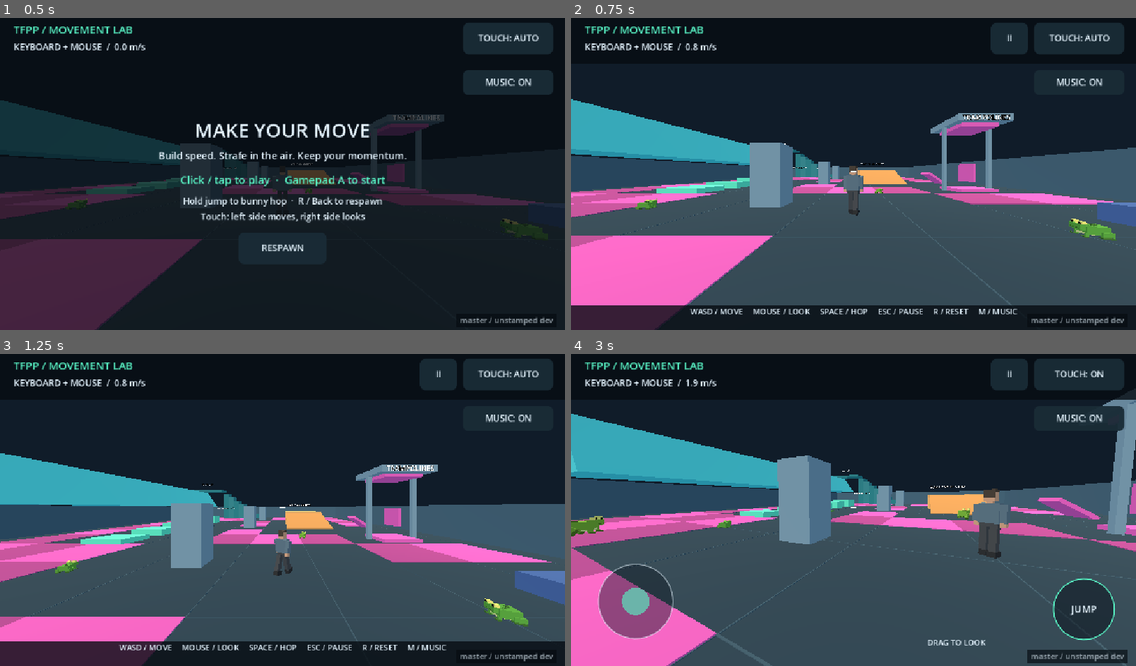
Above: before the commit, frames 1-4 (two rows, left to right).
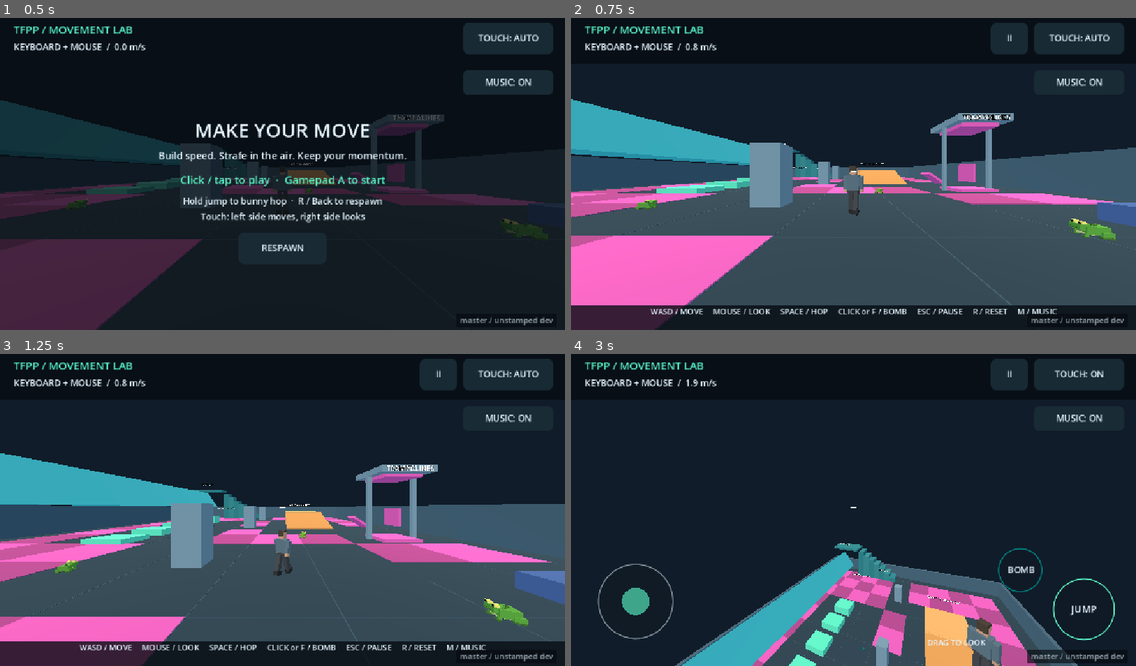
Above: after the commit, the same moments.

Repository: jefuhr/game
Game: Godot game, scene res://scenes/main.tscn
Two runs of this game, one before a commit and one after it. Both use one fixed random seed, a clock stepped at 60 frames per second and the inputs below.
Inputs (mouse positions are in pixels of both pictures, inside the frame that each line leads up to):
- Up to frame 1 (0.5 s): no input
- Up to frame 2 (0.75 s): tap Enter at 0.5 s; move the mouse to (977, 155) at 0.52 s; hold D (move_right) from 0.53 s (still down); hold Space (jump) from 0.53 s (still down); tap F at 0.6 s; click (977, 155) at 0.67 s
- Up to frame 3 (1.25 s): keep holding D (move_right); keep holding Space (jump)
- Up to frame 4 (3 s): move the mouse to (825, 510) at 1.27 s; release D (move_right) at 1.28 s; release Space (jump) at 1.28 s; hold W (move_forward) from 1.28 s (still down); tap Space (jump) at 1.35, 1.52, 1.82 s; click (825, 510) at 1.42 s; tap F at 1.55, 2.1 s; move the mouse to (864, 500) at 2.02 s; hold Space (jump) 2.03-2.78 s; click (864, 500) at 2.17 s; move the mouse to (847, 513) at 2.77 s; tap T at 2.85 s; click (847, 513) at 2.92 s

Frame 1 is identical in both runs. In frame 2, 0.9% of the frame differs, in the area x 14-86%, y 93-96%; in frame 3, 0.9%; in frame 4, 57%, in the area x 0-100%, y 14-100%.

Commit message:
I've added the gravity bomb. I haven't run the game or the tests, so it's untested.

Diff:
--- a/scripts/citizen.gd
+++ b/scripts/citizen.gd
@@ -15,6 +15,7 @@
 var _stride := 0.0
 var _spawn := Vector3.ZERO
 var _bounced := false
+var _reverse_time := 0.0
 var _visual: Node3D
 var _left_arm: Node3D
 var _right_arm: Node3D
@@ -25,6 +26,7 @@
 func _ready() -> void:
 	_random.randomize()
 	_spawn = position
+	add_to_group(&"gravity_reversible")
 	_build_person()
 	_choose_direction()
 
@@ -32,6 +34,11 @@
 func _physics_process(delta: float) -> void:
 	if not Controls.playing:
 		return
+	if _reverse_time > 0.0:
+		_reverse_time -= delta
+		if _reverse_time <= 0.0:
+			up_direction = Vector3.UP
+	var up_sign := up_direction.y
 	_decision_time -= delta
 	if _decision_time <= 0.0:
 		_idle = _random.randf() < 0.25
@@ -44,8 +51,8 @@
 	velocity.z = _direction.z * speed
 	# The floor state from a trampoline hop is stale: treat that frame as airborne.
 	var grounded := is_on_floor() and not _bounced
-	velocity.y = -0.5 if grounded else velocity.y - 20.0 * delta
-	var incoming_y := velocity.y
+	velocity.y = (-0.5 if grounded else velocity.y * up_sign - 20.0 * delta) * up_sign
+	var incoming_y := velocity.y * up_sign
 	move_and_slide()
 	_bounced = _hop_on_trampolines(incoming_y)
 	if is_on_wall():
@@ -54,6 +61,8 @@
 		position = _spawn
 		velocity = Vector3.ZERO
 		_bounced = false
+		_reverse_time = 0.0
+		up_direction = Vector3.UP
 	var moving := Vector2(get_real_velocity().x, get_real_velocity().z).length()
 	if moving > 0.05:
 		_visual.rotation.y = lerp_angle(_visual.rotation.y, atan2(-_direction.x, -_direction.z), delta * 8.0)
@@ -66,6 +75,7 @@
 
 
 ## Citizens playfully hop whenever they land on the top of a trampoline.
+## incoming_y is measured along up_direction, so this also works reversed.
 func _hop_on_trampolines(incoming_y: float) -> bool:
 	if incoming_y > 0.0:
 		return false
@@ -75,15 +85,21 @@
 		if pad == null or not pad.is_in_group(&"trampoline"):
 			continue
 		var face := pad.global_basis.y.normalized()
-		if face.y < 0.7 or collision.get_normal().dot(face) < 0.7:
+		if face.dot(up_direction) < 0.7 or collision.get_normal().dot(face) < 0.7:
 			continue
-		velocity.y = trampoline_hop_speed
+		velocity.y = trampoline_hop_speed * up_direction.y
 		return true
 	return false
 
 
+## Called by gravity bombs; a fresh hit restarts the timer rather than stacking.
+func reverse_gravity(duration: float) -> void:
+	_reverse_time = duration
+	up_direction = Vector3.DOWN
+
+
 func _blocked(motion: Vector3) -> bool:
-	return test_move(global_transform.translated(Vector3.UP * PROBE_LIFT), motion)
+	return test_move(global_transform.translated(up_direction * PROBE_LIFT), motion)
 
 
 func _choose_direction(avoid_obstacle := false) -> void:
--- a/scripts/controls.gd
+++ b/scripts/controls.gd
@@ -2,6 +2,7 @@
 ## Shared input state. Touch uses independent pointer IDs; gamepads use a radial deadzone.
 
 signal reset_requested
+signal throw_requested
 
 enum Device { KEYBOARD, GAMEPAD, TOUCH }
 
@@ -63,6 +64,10 @@
 			toggle_touch()
 		elif event.physical_keycode == KEY_R:
 			reset_requested.emit()
+		elif event.physical_keycode == KEY_F:
+			_select_device(Device.KEYBOARD)
+			if playing:
+				throw_requested.emit()
 		elif event.is_action("move_left") or event.is_action("move_right") \
 				or event.is_action("move_forward") or event.is_action("move_back") or event.is_action("jump"):
 			_select_device(Device.KEYBOARD)
@@ -70,6 +75,9 @@
 		_select_device(Device.KEYBOARD)
 		if playing:
 			look_delta += event.screen_relative * mouse_sensitivity
+	elif event is InputEventMouseButton and event.pressed and event.button_index == MOUSE_BUTTON_LEFT \
+			and Input.mouse_mode == Input.MOUSE_MODE_CAPTURED and playing:
+		throw_requested.emit()
 	elif event is InputEventJoypadMotion:
 		if event.axis <= JOY_AXIS_RIGHT_Y and absf(event.axis_value) > DEADZONE:
 			joypad = event.device
@@ -84,6 +92,8 @@
 				start(false)
 		elif event.button_index == JOY_BUTTON_BACK:
 			reset_requested.emit()
+		elif event.button_index == JOY_BUTTON_RIGHT_SHOULDER and playing:
+			throw_requested.emit()
 		elif event.button_index == JOY_BUTTON_A and not playing:
 			start(false)
 
--- a/scripts/frog.gd
+++ b/scripts/frog.gd
@@ -20,6 +20,7 @@
 var _spawn := Vector3.ZERO
 var _bounced := false
 var _squash := 0.0
+var _reverse_time := 0.0
 var _visual: Node3D
 var _body: Node3D
 var _back_legs: Array[Node3D] = []
@@ -28,6 +29,7 @@
 func _ready() -> void:
 	_random.randomize()
 	_spawn = position
+	add_to_group(&"gravity_reversible")
 	_build_frog()
 	var angle := _random.randf_range(-PI, PI)
 	_direction = Vector3(sin(angle), 0, cos(angle))
@@ -38,6 +40,10 @@
 func _physics_process(delta: float) -> void:
 	if not Controls.playing:
 		return
+	if _reverse_time > 0.0:
+		_reverse_time -= delta
+		if _reverse_time <= 0.0:
+			up_direction = Vector3.UP
 	# The floor state from a trampoline hop is stale: treat that frame as airborne.
 	var grounded := is_on_floor() and not _bounced
 	if grounded:
@@ -47,13 +53,13 @@
 			_rest_time = _random.randf_range(0.6, 2.4)
 		velocity.x = move_toward(velocity.x, 0.0, 25.0 * delta)
 		velocity.z = move_toward(velocity.z, 0.0, 25.0 * delta)
-		velocity.y = -0.5
+		velocity.y = -0.5 * up_direction.y
 		_rest_time -= delta
 		if _rest_time <= 0.0:
 			_start_hop()
 	else:
-		velocity.y -= GRAVITY * delta
-	var incoming_y := velocity.y
+		velocity.y -= GRAVITY * delta * up_direction.y
+	var incoming_y := velocity.y * up_direction.y
 	move_and_slide()
 	_bounced = _hop_on_trampolines(incoming_y)
 	if _bounced:
@@ -63,6 +69,8 @@
 		velocity = Vector3.ZERO
 		_bounced = false
 		_hopping = false
+		_reverse_time = 0.0
+		up_direction = Vector3.UP
 	_animate(delta)
 
 
@@ -76,7 +84,7 @@
 		var candidate := Vector3(sin(angle), 0, cos(angle))
 		if not _blocked(candidate * 1.0):
 			_direction = candidate
-			velocity = candidate * hop_speed + Vector3.UP * hop_height
+			velocity = candidate * hop_speed + up_direction * hop_height
 			_hopping = true
 			return
 	# Boxed in: sit tight and try again shortly.
@@ -93,15 +101,21 @@
 		if pad == null or not pad.is_in_group(&"trampoline"):
 			continue
 		var face := pad.global_basis.y.normalized()
-		if face.y < 0.7 or collision.get_normal().dot(face) < 0.7:
+		if face.dot(up_direction) < 0.7 or collision.get_normal().dot(face) < 0.7:
 			continue
-		velocity.y = trampoline_hop_speed
+		velocity.y = trampoline_hop_speed * up_direction.y
 		return true
 	return false
 
 
+## Called by gravity bombs; a fresh hit restarts the timer rather than stacking.
+func reverse_gravity(duration: float) -> void:
+	_reverse_time = duration
+	up_direction = Vector3.DOWN
+
+
 func _blocked(motion: Vector3) -> bool:
-	return test_move(global_transform.translated(Vector3.UP * PROBE_LIFT), motion)
+	return test_move(global_transform.translated(up_direction * PROBE_LIFT), motion)
 
 
 func _animate(delta: float) -> void:
--- /dev/null
+++ b/scripts/gravity_bomb.gd
@@ -0,0 +1,104 @@
+extends Node3D
+## Thrown projectile that falls under gravity and bursts on its first hit.
+## Everything in REVERSIBLE_GROUP caught by the growing blast gets its gravity
+## reversed for EFFECT_DURATION seconds.
+
+## Characters in this group implement reverse_gravity(duration).
+const REVERSIBLE_GROUP := &"gravity_reversible"
+const GRAVITY := 20.0
+const PROJECTILE_RADIUS := 0.12
+const BLAST_RADIUS := 5.0
+const BLAST_GROW_TIME := 0.1
+const BLAST_FADE_TIME := 0.25
+const BLAST_COLOR := Color(0.0, 0.5, 0.5, 0.3)
+const EFFECT_DURATION := 5.0
+const MAX_LIFETIME := 10.0
+
+var velocity := Vector3.ZERO
+## Collision objects the projectile passes through (the thrower).
+var exclude: Array[RID] = []
+var _age := 0.0
+var _exploded := false
+var _blast_time := 0.0
+var _caught := {}
+var _projectile: MeshInstance3D
+var _blast: MeshInstance3D
+var _blast_material: StandardMaterial3D
+
+
+func _ready() -> void:
+	_projectile = MeshInstance3D.new()
+	var mesh := SphereMesh.new()
+	mesh.radius = PROJECTILE_RADIUS
+	mesh.height = PROJECTILE_RADIUS * 2.0
+	mesh.radial_segments = 12
+	mesh.rings = 6
+	var material := StandardMaterial3D.new()
+	material.albedo_color = Color(BLAST_COLOR, 1.0)
+	material.shading_mode = BaseMaterial3D.SHADING_MODE_UNSHADED
+	mesh.material = material
+	_projectile.mesh = mesh
+	add_child(_projectile)
+
+
+func _physics_process(delta: float) -> void:
+	if not Controls.playing:
+		return
+	if _exploded:
+		_update_blast(delta)
+		return
+	_age += delta
+	velocity.y -= GRAVITY * delta
+	var from := global_position
+	var to := from + velocity * delta
+	var query := PhysicsRayQueryParameters3D.create(from, to)
+	query.exclude = exclude
+	var hit := get_world_3d().direct_space_state.intersect_ray(query)
+	if hit:
+		global_position = hit.position
+		_explode()
+	elif _age > MAX_LIFETIME or to.y < -15.0:
+		queue_free()
+	else:
+		global_position = to
+
+
+func _explode() -> void:
+	_exploded = true
+	_projectile.queue_free()
+	_blast = MeshInstance3D.new()
+	var mesh := SphereMesh.new()
+	mesh.radius = 1.0
+	mesh.height = 2.0
+	_blast_material = StandardMaterial3D.new()
+	_blast_material.albedo_color = BLAST_COLOR
+	_blast_material.transparency = BaseMaterial3D.TRANSPARENCY_ALPHA
+	_blast_material.shading_mode = BaseMaterial3D.SHADING_MODE_UNSHADED
+	# Visible from inside the sphere too.
+	_blast_material.cull_mode = BaseMaterial3D.CULL_DISABLED
+	mesh.material = _blast_material
+	_blast.mesh = mesh
+	_blast.scale = Vector3.ONE * 0.001
+	add_child(_blast)
+	_update_blast(0.0)
+
+
+## Grows from 0 to BLAST_RADIUS over BLAST_GROW_TIME, catching anything the
+## sphere reaches, then fades out.
+func _update_blast(delta: float) -> void:
+	_blast_time += delta
+	if _blast_time <= BLAST_GROW_TIME + delta:
+		var radius := BLAST_RADIUS * minf(_blast_time / BLAST_GROW_TIME, 1.0)
+		_blast.scale = Vector3.ONE * maxf(radius, 0.001)
+		for body: Node in get_tree().get_nodes_in_group(REVERSIBLE_GROUP):
+			if _caught.has(body) or not body is Node3D:
+				continue
+			if (body as Node3D).global_position.distance_to(global_position) <= radius:
+				_caught[body] = true
+				body.call(&"reverse_gravity", EFFECT_DURATION)
+		return
+	var fade := (_blast_time - BLAST_GROW_TIME) / BLAST_FADE_TIME
+	if fade >= 1.0:
+		queue_free()
+		return
+	_blast_material.albedo_color.a = BLAST_COLOR.a * (1.0 - fade)
--- a/scripts/hud.gd
+++ b/scripts/hud.gd
@@ -99,6 +99,11 @@
 
 func jump_center() -> Vector2:
 	return safe_bounds.end - Vector2(106, 116)
+
+
+## Up and left of the jump button, clear of it and the watermark.
+func bomb_center() -> Vector2:
+	return safe_bounds.end - Vector2(236, 196)
 
 
 func _input(event: InputEvent) -> void:
@@ -118,7 +123,9 @@
 			Controls.start(false)
 			_was_playing = true
 			_was_touch = true
-		if point.distance_to(jump_center()) <= 62 and jump_finger == -1:
+		if point.distance_to(bomb_center()) <= 44:
+			Controls.throw_requested.emit()
+		elif point.distance_to(jump_center()) <= 62 and jump_finger == -1:
 			jump_finger = event.index
 			Controls.touch_jump = true
 		elif point.x < ui_size.x * 0.45 and move_finger == -1:
@@ -193,9 +200,9 @@
 		if Controls.touch_visible():
 			_draw_touch()
 		else:
-			var hint := "WASD / MOVE     MOUSE / LOOK     SPACE / HOP     ESC / PAUSE     R / RESET     M / MUSIC"
+			var hint := "WASD / MOVE     MOUSE / LOOK     SPACE / HOP     CLICK or F / BOMB     ESC / PAUSE     R / RESET     M / MUSIC"
 			if Controls.device == Controls.Device.GAMEPAD:
-				hint = "LEFT STICK / MOVE     RIGHT STICK / LOOK     A / HOP     START / PAUSE"
+				hint = "LEFT STICK / MOVE     RIGHT STICK / LOOK     A / HOP     RB / BOMB     START / PAUSE"
 			draw_rect(Rect2(0, safe_bounds.end.y - 50, ui_size.x, ui_size.y - safe_bounds.end.y + 50), Color(0.025, 0.045, 0.07, 0.8))
 			_centered(hint, safe_bounds.end.y - 32, 16, INK)
 	else:
@@ -223,6 +230,9 @@
 	draw_circle(jump_center(), 62, Color(0.06, 0.1, 0.14, 0.6))
 	draw_arc(jump_center(), 62, 0, TAU, 48, ACCENT, 2, true)
 	draw_string(ThemeDB.fallback_font, jump_center() + Vector2(-26, 7), "JUMP", HORIZONTAL_ALIGNMENT_LEFT, -1, 20, INK)
+	draw_circle(bomb_center(), 44, Color(0.06, 0.1, 0.14, 0.6))
+	draw_arc(bomb_center(), 44, 0, TAU, 40, Color(0.0, 0.5, 0.5), 2, true)
+	draw_string(ThemeDB.fallback_font, bomb_center() + Vector2(-26, 6), "BOMB", HORIZONTAL_ALIGNMENT_LEFT, -1, 18, INK)
 	draw_string(ThemeDB.fallback_font, Vector2(safe_bounds.position.x + safe_bounds.size.x * 0.63, safe_bounds.end.y - 42), "DRAG TO LOOK", HORIZONTAL_ALIGNMENT_LEFT, -1, 16, INK)
 
 
--- a/scripts/player.gd
+++ b/scripts/player.gd
@@ -17,21 +17,37 @@
 @export var trampoline_min_launch := 6.0
 @export var trampoline_restitution := 0.6
 @export var trampoline_max_launch := 24.0
+## Gravity bomb throw speed along the view, added to the player's velocity.
+@export var bomb_throw_speed := 18.0
+@export var bomb_cooldown := 0.5
+
+const GravityBomb := preload("res://scripts/gravity_bomb.gd")
 
 @onready var camera: Camera3D = $Camera3D
 var spawn_position := Vector3.ZERO
 var _jump_was_held := false
 var _bounced := false
+var _reverse_time := 0.0
+var _bomb_cooldown_left := 0.0
 
 
 func _ready() -> void:
 	spawn_position = position
+	add_to_group(GravityBomb.REVERSIBLE_GROUP)
 	Controls.reset_requested.connect(respawn)
+	Controls.throw_requested.connect(throw_bomb)
 
 
 func _physics_process(delta: float) -> void:
 	if not Controls.playing:
 		return
+	_bomb_cooldown_left = maxf(_bomb_cooldown_left - delta, 0.0)
+	if _reverse_time > 0.0:
+		_reverse_time -= delta
+		if _reverse_time <= 0.0:
+			up_direction = Vector3.UP
+	# -1 while a gravity bomb has flipped us: "floor" becomes whatever is overhead.
+	var up_sign := up_direction.y
 	var look := Controls.consume_look(delta)
 	rotation.y = wrapf(rotation.y - look.x, -PI, PI)
 	camera.rotation.x = clampf(camera.rotation.x - look.y, deg_to_rad(-89), deg_to_rad(89))
@@ -53,9 +69,9 @@
 	else:
 		# Cap only projected wish speed, allowing air strafes to build lateral momentum.
 		accelerate(wish_direction, minf(wish_speed, air_wish_speed_cap), air_acceleration * wish_speed * delta)
-		velocity.y -= gravity * delta
+		velocity.y -= gravity * delta * up_sign
 	if jump_now:
-		velocity.y = jump_speed
+		velocity.y = jump_speed * up_sign
 	var incoming := velocity
 	move_and_slide()
 	_bounced = _apply_trampolines(incoming)
@@ -89,7 +105,7 @@
 ## velocity into the face is removed, so all speed along the ramp is kept.
 ## Holding strafe toward the face converts air acceleration into lift along it.
 func _apply_surf(incoming: Vector3) -> bool:
-	if is_on_floor():
+	if is_on_floor() or _reverse_time > 0.0:
 		return false
 	var steepest_floor_y := cos(floor_max_angle)
 	for i in get_slide_collision_count():
@@ -125,6 +141,24 @@
 	velocity.z *= next_speed / speed
 
 
+## Called by gravity bombs; a fresh hit restarts the timer rather than stacking.
+func reverse_gravity(duration: float) -> void:
+	_reverse_time = duration
+	up_direction = Vector3.DOWN
+
+
+func throw_bomb() -> void:
+	if not Controls.playing or _bomb_cooldown_left > 0.0:
+		return
+	_bomb_cooldown_left = bomb_cooldown
+	var forward := -camera.global_basis.z
+	var bomb := GravityBomb.new()
+	bomb.velocity = velocity + forward * bomb_throw_speed
+	bomb.exclude.append(get_rid())
+	get_parent().add_child(bomb)
+	bomb.global_position = camera.global_position + forward * 0.4
+
+
 func respawn() -> void:
 	position = spawn_position
 	velocity = Vector3.ZERO
@@ -132,4 +166,6 @@
 	camera.rotation = Vector3.ZERO
 	_jump_was_held = false
 	_bounced = false
+	_reverse_time = 0.0
+	up_direction = Vector3.UP
 	Controls.look_delta = Vector2.ZERO
